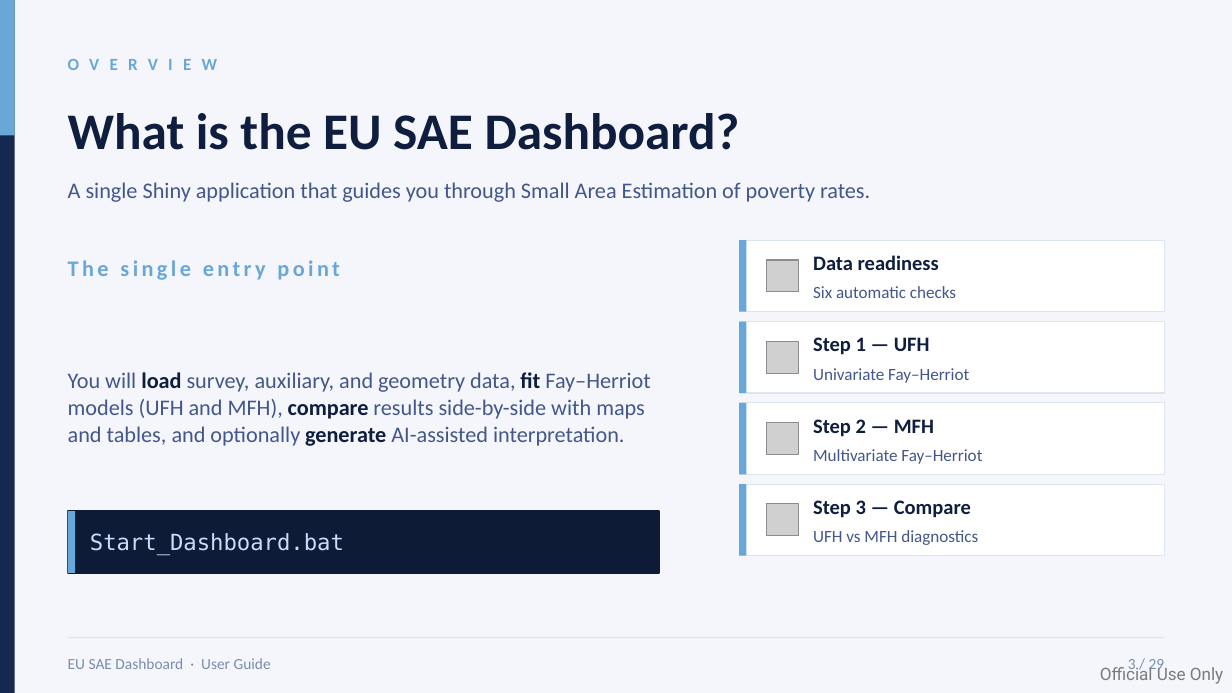
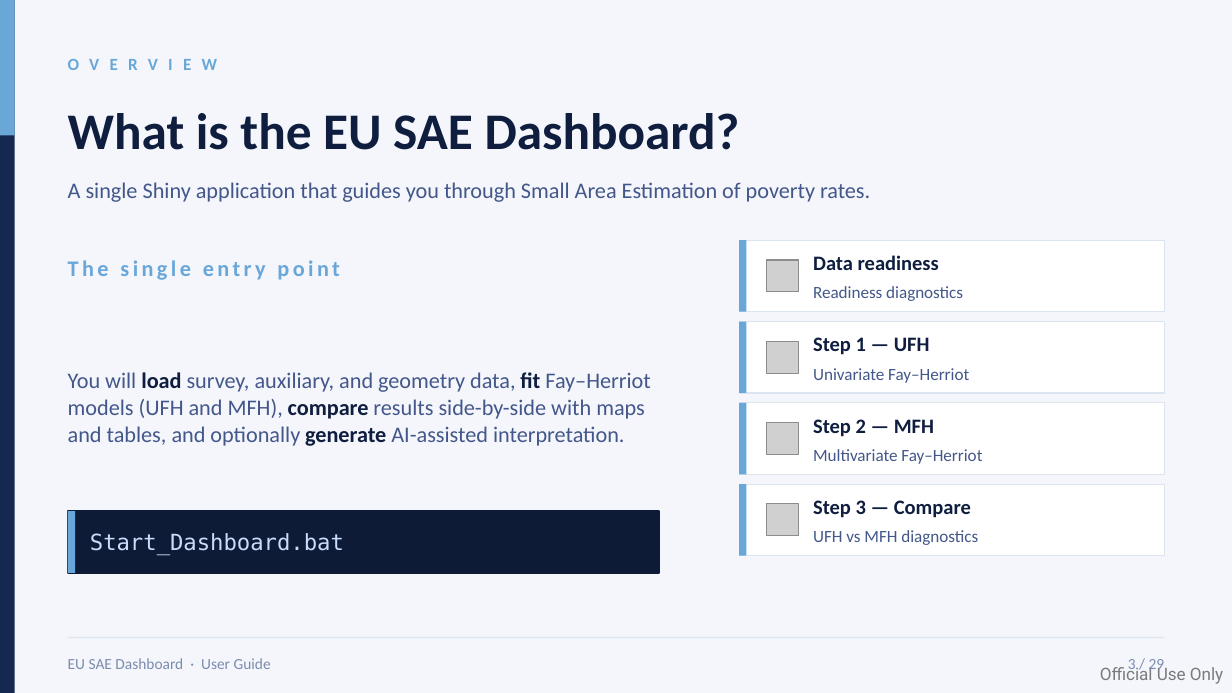
Before and after one commit to Noboyoshida227/EU_SAE_application_package, a slide deck: slide 3 of instructions/EU_SAE_User_Guide_Dashboard_v2.pptx. Drawn at 1232x693 pixels with LibreOffice and Linux fonts; fonts in the diff are those of the drawing; grey boxes stand for pictures. Boxes give left, top, right and bottom in pixels: in the first picture for what was removed or moved away, otherwise in the second. Text is boxed around its words. In the diff, an @@ line names an element or a change of style, - is before the commit and + after.

```diff
--- a/instructions/EU_SAE_User_Guide_Dashboard_v2.pptx
+++ b/instructions/EU_SAE_User_Guide_Dashboard_v2.pptx
@@ text at [813,286,963,301]: text changed @@
-Six automatic checks
+Readiness diagnostics
```
Also in this commit, not shown: 24 other slides changed, 3 other files.
